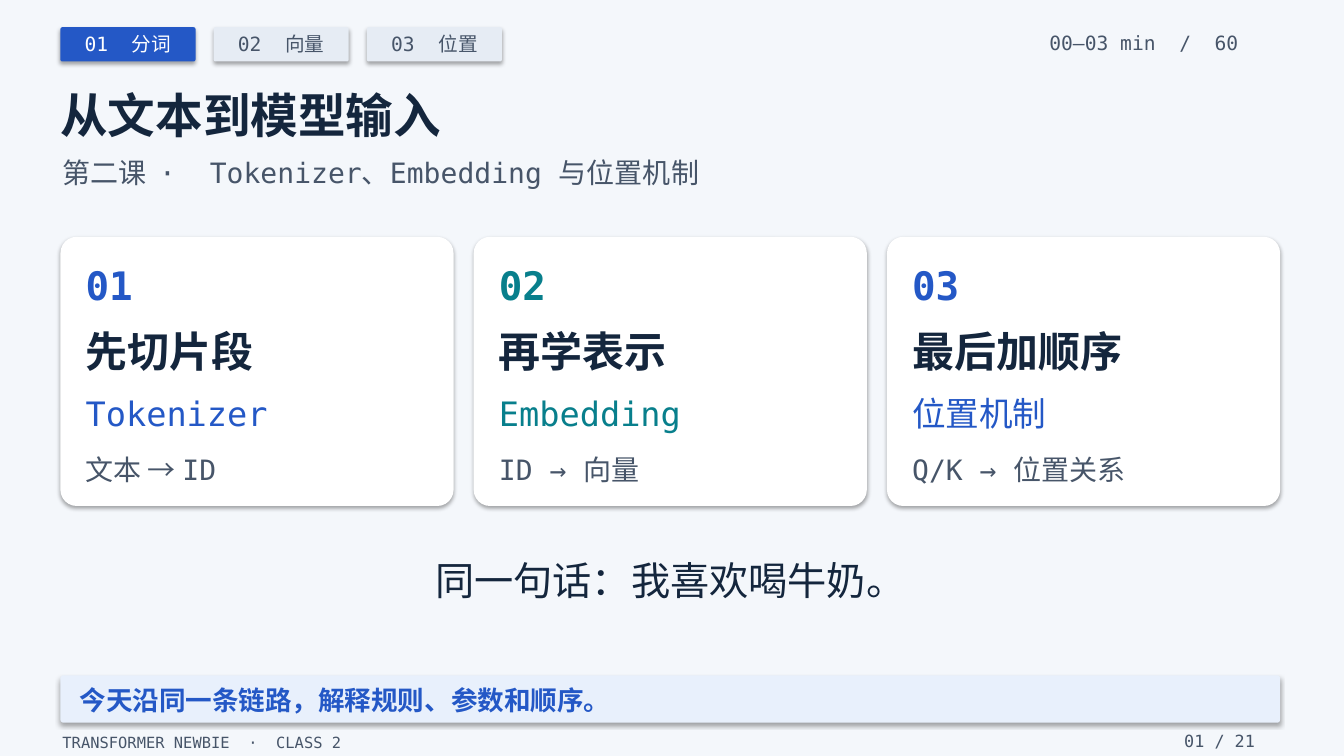
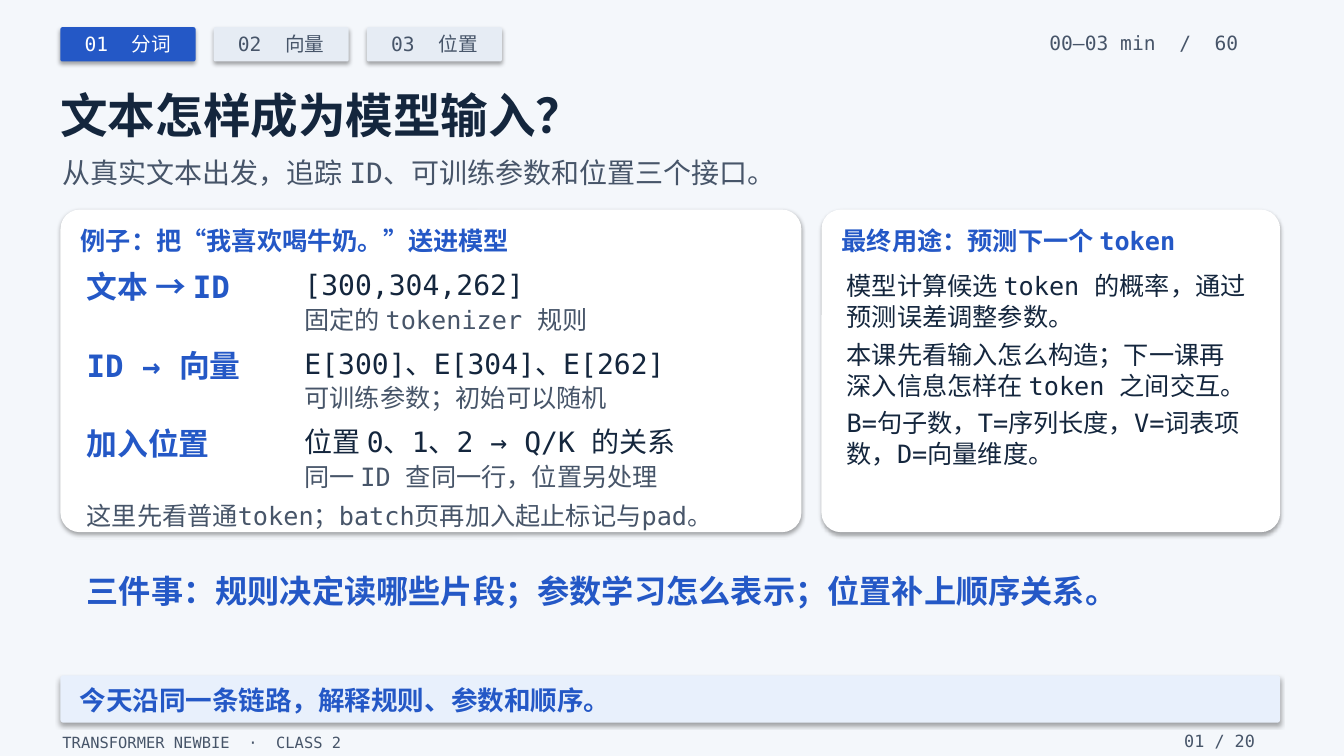
Before and after one commit to yangzy723/Transformer-Newbie, a slide deck: slide 1 of class2/class2_tokens_embeddings_positions.pptx. Drawn at 1344x756 pixels with LibreOffice and Linux fonts; fonts in the diff are those of the drawing. Boxes give left, top, right and bottom in pixels: in the first picture for what was removed or moved away, otherwise in the second. Text is boxed around its words. In the diff, an @@ line names an element or a change of style, - is before the commit and + after.

```diff
--- a/class2/class2_tokens_embeddings_positions.pptx
+++ b/class2/class2_tokens_embeddings_positions.pptx
@@ text at (x1=60, y1=92, x2=583, y2=138): text changed @@
-从文本到模型输入
+文本怎样成为模型输入？
@@ text at (x1=62, y1=159, x2=775, y2=186): text changed @@
-第二课 · Tokenizer、Embedding 与位置机制
+从真实文本出发，追踪 ID、可训练参数和位置三个接口。
@@ rounded rectangle resized from (x1=60, y1=237, x2=454, y2=506) to (x1=60, y1=210, x2=802, y2=532) @@
@@ text added at (x1=81, y1=228, x2=509, y2=253), 18 pt, text #2458C6, bold @@
+例子：把“我喜欢喝牛奶。”送进模型
@@ rounded rectangle removed at (x1=474, y1=237, x2=867, y2=506) @@
@@ rounded rectangle resized from (x1=887, y1=237, x2=1280, y2=506) to (x1=822, y1=210, x2=1280, y2=532) @@
@@ text added at (x1=842, y1=228, x2=1175, y2=253), 18 pt, text #2458C6, bold @@
+最终用途：预测下一个 token
@@ text "文本 → ID" moved from (x1=86, y1=456, x2=216, y2=483) to (x1=87, y1=271, x2=230, y2=301) @@
@@ text "文本 → ID" at (x1=87, y1=271, x2=230, y2=301): size 20 to 22 pt, text colour #475569 to #2458C6, bold on; line spacing 24.4pt to 26.8pt @@
@@ text removed at (x1=86, y1=271, x2=133, y2=301) @@
-01
@@ text added at (x1=304, y1=273, x2=523, y2=299), 20 pt, text #14263D @@
+[300,304,262]
@@ text removed at (x1=499, y1=271, x2=546, y2=301) @@
-02
@@ text added at (x1=847, y1=273, x2=1246, y2=328), 18 pt, text #14263D @@
+模型计算候选 token 的概率，通过
+预测误差调整参数。
@@ text removed at (x1=912, y1=271, x2=959, y2=301) @@
-03
@@ text added at (x1=304, y1=308, x2=587, y2=331), 18 pt, text #475569 @@
+固定的 tokenizer 规则
@@ text removed at (x1=86, y1=331, x2=254, y2=371) @@
-先切片段
@@ text "ID → 向量" at (x1=87, y1=351, x2=240, y2=380): size 20 to 22 pt, text colour #475569 to #2458C6, bold on; line spacing 24.4pt to 26.8pt @@
@@ text "ID → 向量" moved from (x1=499, y1=456, x2=639, y2=483) to (x1=87, y1=351, x2=240, y2=380) @@
@@ text added at (x1=304, y1=352, x2=664, y2=378), 20 pt, text #14263D @@
+E[300]、E[304]、E[262]
@@ text at (x1=847, y1=343, x2=1246, y2=397): text changed; size 28 to 18 pt @@
-同一句话：我喜欢喝牛奶。
+本课先看输入怎么构造；下一课再
+深入信息怎样在 token 之间交互。
@@ text removed at (x1=912, y1=331, x2=1122, y2=371) @@
-最后加顺序
@@ text at (x1=304, y1=386, x2=606, y2=411): text changed; size 30 to 18 pt; text colour #14263D to #475569; bold off @@
-再学表示
+可训练参数；初始可以随机
@@ text removed at (x1=86, y1=400, x2=268, y2=427) @@
-Tokenizer
@@ text removed at (x1=499, y1=400, x2=681, y2=433) @@
-Embedding
@@ text added at (x1=847, y1=412, x2=1240, y2=466), 18 pt, text #14263D @@
+B=句子数，T=序列长度，V=词表项
+数，D=向量维度。
@@ text removed at (x1=912, y1=397, x2=1046, y2=429) @@
-位置机制
@@ text added at (x1=87, y1=428, x2=210, y2=458), 22 pt, text #2458C6, bold @@
+加入位置
@@ text added at (x1=304, y1=428, x2=676, y2=456), 20 pt, text #14263D @@
+位置 0、1、2 → Q/K 的关系
@@ text added at (x1=304, y1=465, x2=658, y2=489), 18 pt, text #475569 @@
+同一 ID 查同一行，位置另处理
@@ text removed at (x1=912, y1=456, x2=1126, y2=484) @@
-Q/K → 位置关系
@@ text added at (x1=87, y1=504, x2=713, y2=531), 18 pt, text #475569 @@
+这里先看普通token；batch页再加入起止标记与pad。
@@ text added at (x1=87, y1=575, x2=1118, y2=609), 23 pt, text #2458C6, bold @@
+三件事：规则决定读哪些片段；参数学习怎么表示；位置补上顺序关系。
@@ text at (x1=1184, y1=734, x2=1255, y2=747): text changed @@
-01 / 21
+01 / 20
```
Also in this commit, not shown: 19 other slides changed, 1 slide removed, 49 other files.
